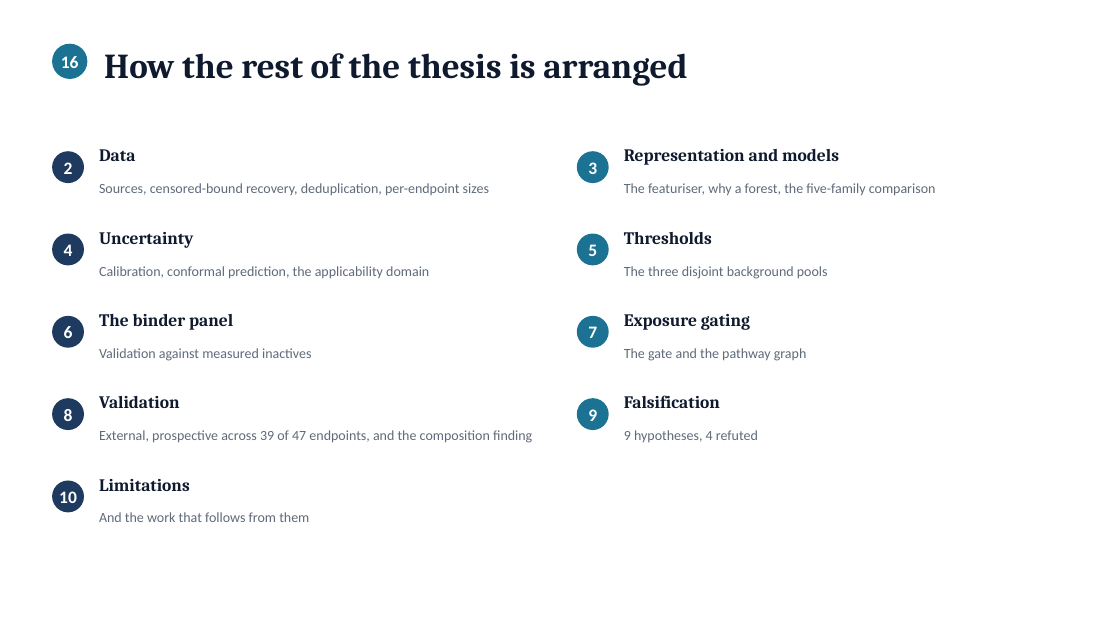
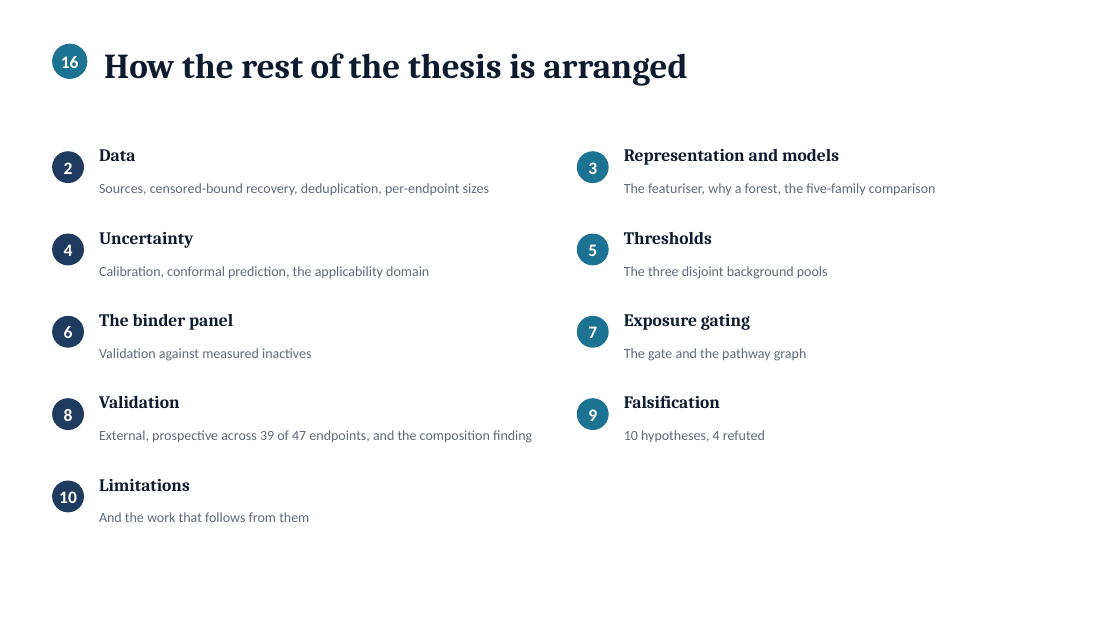
Before and after one commit to krishna-g-999/brainsafe-ai, a slide deck: slide 21 of thesis/presentations/chapter01_defence.pptx. Drawn at 1120x630 pixels with LibreOffice and Linux fonts; fonts in the diff are those of the drawing. Boxes give left, top, right and bottom in pixels: in the first picture for what was removed or moved away, otherwise in the second. Text is boxed around its words. In the diff, an @@ line names an element or a change of style, - is before the commit and + after.

```diff
--- a/thesis/presentations/chapter01_defence.pptx
+++ b/thesis/presentations/chapter01_defence.pptx
@@ text at [624, 430, 765, 442]: text changed @@
-9 hypotheses, 4 refuted
+10 hypotheses, 4 refuted
```
Also in this commit, not shown: 2 other slides changed, 3 other files.
